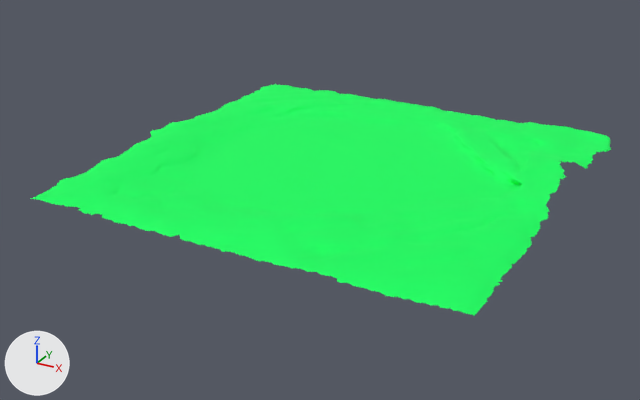
An edit to the FBX model Game/Asset/modelData/far_graund.fbx, drawn before and after from the same camera.
Rendered twice from a 50 mm lens placed at (12.62, -24.67, 10.73), pointed at (-0.5, -0.8, -1.21). The axes (+X, +Y, +Z) are drawn at lower left. The lights are the same throughout. Where no turn or scale is listed for an object, it has been applied to the vertices.

Names of what the first picture shows: 'fargraund'.
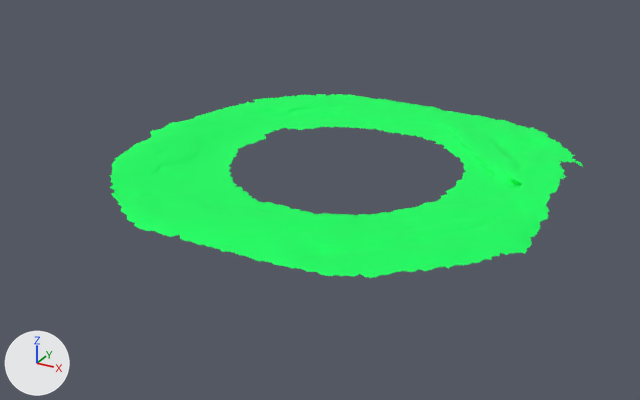
The change, as a diff of the scene's bpy script:
```diff
--- a/Game/Asset/modelData/far_graund.fbx.py
+++ b/Game/Asset/modelData/far_graund.fbx.py
@@ me_mesh @@
 # used by ob_fargraund; location = (0.0, 0.0, -0.2)
-me_mesh.from_pydata(...)  # 10400 vertices, 20382 faces; spans x -7.6..7.5, y -7.2..7.3, z 0.0..0.4
+me_mesh.from_pydata(...)  # 7011 vertices, 13487 faces; spans x -7.6..7.2, y -7.2..7.3, z 0.0..0.4
+# me_mesh part 1: 1910 vertices removed from x -3.9..3.7, y -3.7..3.7, z 0.0..0.1
+# me_mesh part 2: 420 vertices removed from x -7.3..-3.0, y 3.0..7.3, z 0.0..0.2
+# me_mesh part 3: 395 vertices removed from x 3.3..7.5, y 3.6..7.3, z 0.0..0.2
+# me_mesh part 4: 358 vertices removed from x -7.3..-3.3, y -7.2..-3.4, z 0.0..0.3
+# me_mesh part 5: 306 vertices removed from x 3.5..7.2, y -7.2..-3.5, z 0.0..0.2
 me_mesh.materials.append(mat_02___default)
```

Boxes (x1, y1, x2, y2) around the edits, measured in the pictures (640 x 400 px):
'fargraund', reshaped (18% narrower, 21% shorter): before (31, 84, 611, 316); after (110, 94, 583, 278)
part 1 of me_mesh, deleted (green): before (229, 127, 466, 215)
part 2 of me_mesh, deleted (green): before (218, 84, 358, 110)
part 3 of me_mesh, deleted (green): before (506, 120, 611, 169)
part 4 of me_mesh, deleted (green): before (31, 156, 135, 226)
part 5 of me_mesh, deleted (green): before (332, 253, 524, 316)
